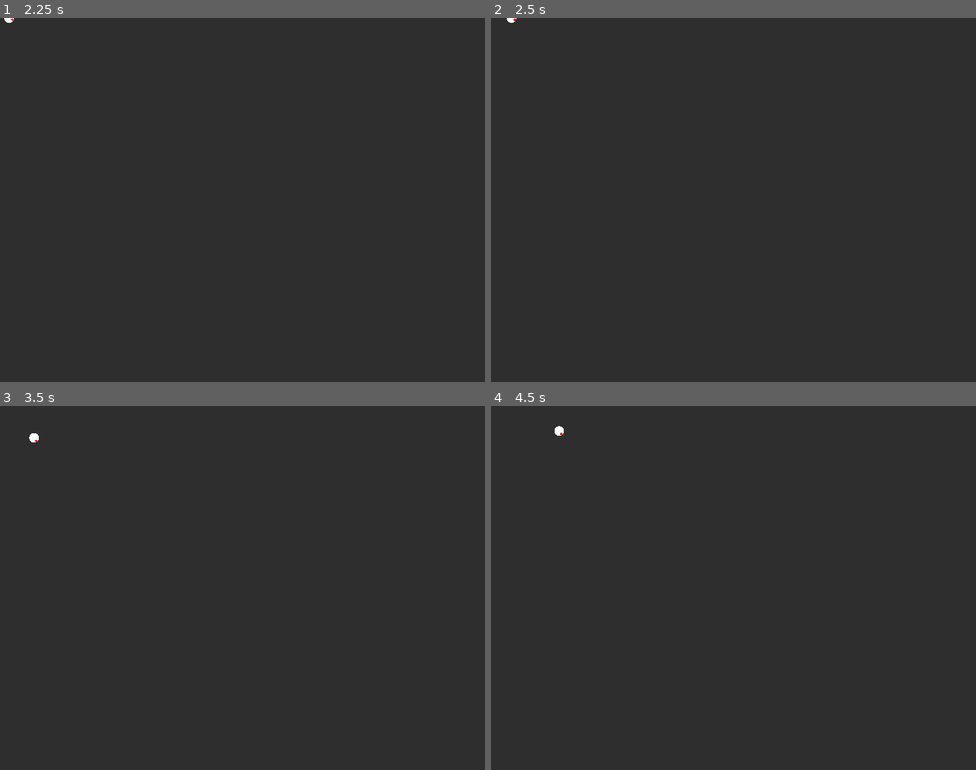
Above: before the commit, frames 1-4 (two rows, left to right).
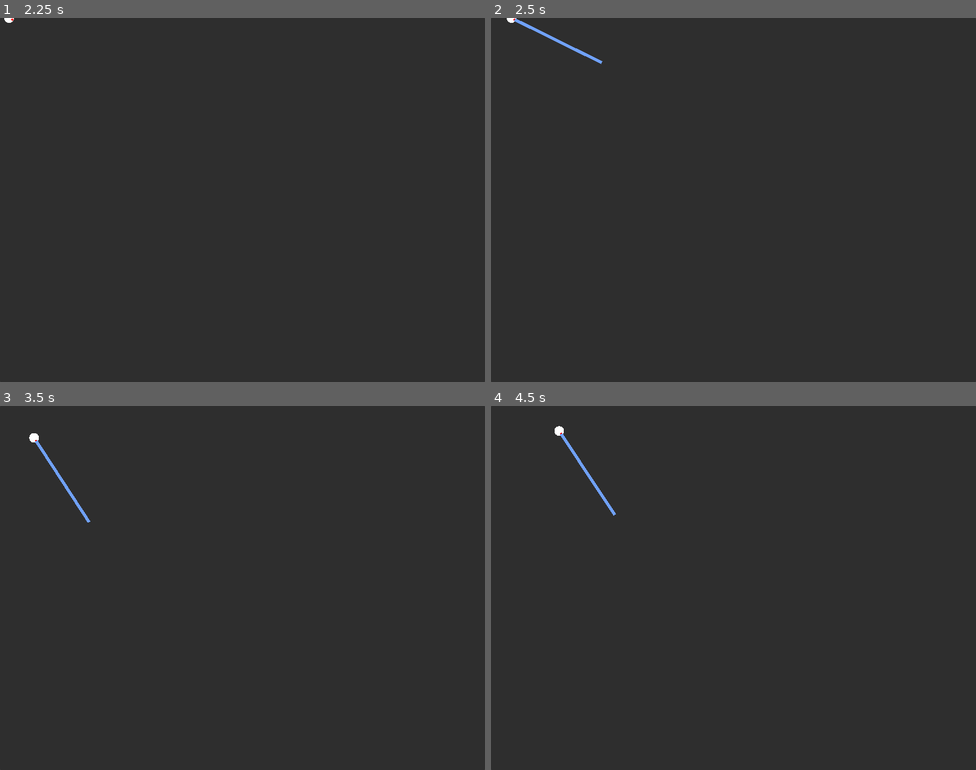
Above: after the commit, the same moments.

Repository: shyft-mike/dinoguns
Game: Godot game, scene res://main.tscn
Two runs of this game, one before a commit and one after it. Both use one fixed random seed, a clock stepped at 60 frames per second and the inputs below.
Inputs (mouse positions are in pixels of both pictures, inside the frame that each line leads up to):
- Up to frame 1 (2.25 s): click "START" at 0.5 s; click "SELECT" at 1.25 s; tap Enter at 2 s; move the mouse to (349, 181) at 2.02 s; hold D (move_right) from 2.03 s (still down)
- Up to frame 2 (2.5 s): keep holding D (move_right)
- Up to frame 3 (3.5 s): move the mouse to (145, 606) at 2.77 s; release D (move_right) at 2.78 s; hold S (move_down) from 2.78 s (still down)
- Up to frame 4 (4.5 s): move the mouse to (782, 507) at 3.52 s; release S (move_down) at 3.53 s; hold D (move_right) 3.53-4.28 s; move the mouse to (709, 660) at 4.27 s; hold W (move_up) from 4.28 s (still down)

Frame 1 is identical in both runs. In frame 2, 0.2% of the frame differs, in the area x 4-23%, y 0-13%; in frame 3, 0.2%; in frame 4, 0.2%.

Commit message:
Better laser

Diff:
--- a/gun.gd
+++ b/gun.gd
@@ -3,29 +3,16 @@
 signal fire
 
 @export var projectile_scene: PackedScene
+var _projectile
+
+func _ready():
+	_projectile = projectile_scene.instantiate()
+	add_child(_projectile)
 
 
 func _draw():
-	draw_circle(Vector2(12, 0), 4, Color.RED)
+	draw_circle(Vector2(0, 0), 4, Color.RED)
 
 
 func _on_timer_timeout():
-	var projectile = projectile_scene.instantiate()
-	var new_point = get_global_mouse_position()
-
-	var coll = projectile.get_child(0)
-	var line = projectile.get_child(1)
-
-	line.add_point(new_point)
-
-	var new_coll = coll.duplicate()
-	var new_shape = coll.shape.duplicate()
-	new_coll.shape = new_shape
-	new_coll.shape.a = position
-	new_coll.shape.b = new_point
-
-	add_child(new_coll, true)
-
-	await get_tree().create_timer(0.2).timeout
-
-	new_coll.queue_free()
+	_projectile.fire()
--- /dev/null
+++ b/laser.gd
@@ -0,0 +1,52 @@
+extends RayCast2D
+
+var is_casting := false:
+	set = set_is_casting
+
+
+func _ready():
+	$Line2D.points[1] = Vector2.ZERO
+
+
+func _physics_process(delta):
+	var cast_point := target_position
+	force_raycast_update()
+
+	if is_colliding():
+		cast_point = to_local(get_collision_point())
+
+	$Line2D.points[1] = cast_point
+
+
+func set_is_casting(value):
+	is_casting = value
+
+	if is_casting:
+		appear()
+	else:
+		disappear()
+
+	set_physics_process(is_casting)
+
+
+func fire():
+	if not is_casting:
+		is_casting = true
+
+		await get_tree().create_timer(0.5).timeout
+
+		is_casting = false
+
+	# how to handle "skipped" firing?
+
+
+func appear():
+	var tween = get_tree().create_tween()
+	tween.tween_property($Line2D, "width", 10.0, 0.2)
+	tween.play()
+
+
+func disappear():
+	var tween = get_tree().create_tween()
+	tween.tween_property($Line2D, "width", 0.0, 0.1)
+	tween.play()
--- a/laser.tscn
+++ b/laser.tscn
@@ -1,12 +1,12 @@
-[gd_scene load_steps=2 format=3 uid="uid://6l4usgd8cr0c"]
+[gd_scene load_steps=2 format=3 uid="uid://2q1777mommlq"]
 
-[sub_resource type="SegmentShape2D" id="SegmentShape2D_0cyyu"]
+[ext_resource type="Script" path="res://laser.gd" id="1_kmb20"]
 
-[node name="Laser" type="StaticBody2D"]
-
-[node name="CollisionShape2D" type="CollisionShape2D" parent="."]
-shape = SubResource("SegmentShape2D_0cyyu")
-one_way_collision = true
+[node name="Laser" type="RayCast2D"]
+target_position = Vector2(320, 0)
+script = ExtResource("1_kmb20")
 
 [node name="Line2D" type="Line2D" parent="."]
-points = PackedVector2Array(0, 0, 0, 10)
+points = PackedVector2Array(0, 0, 160, 0)
+width = 0.0
+default_color = Color(0.439216, 0.631373, 0.976471, 1)
--- a/player/player.tscn
+++ b/player/player.tscn
@@ -15,3 +15,4 @@
 shape = SubResource("CircleShape2D_qd245")
 
 [node name="Gun" parent="." instance=ExtResource("2_jo27o")]
+position = Vector2(12, 0)
Not shown: 1 places in gun.tscn that only renumber resources
